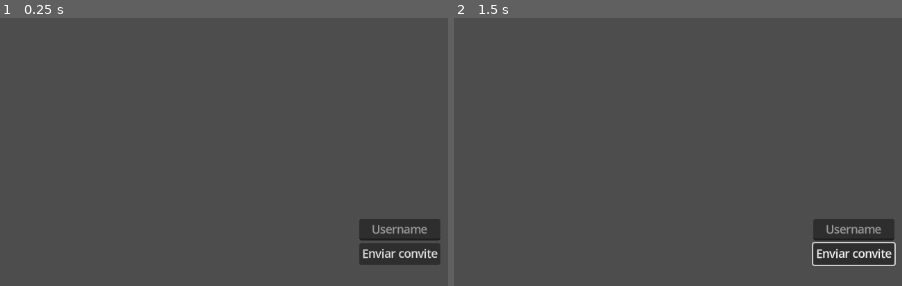
Above: before the commit, frames 1-2 (left to right).
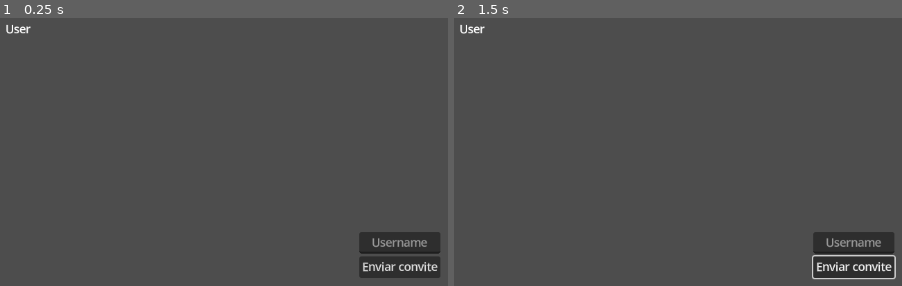
Above: after the commit, the same moments.

Repository: FueledByRage/dice-summons
Game: Godot game, scene res://src/scenes/stages/hall.tscn
Two runs of this game, one before a commit and one after it. Both use one fixed random seed, a clock stepped at 60 frames per second and the inputs below. The project has no main scene, so this scene is started directly.
Inputs (mouse positions are in pixels of both pictures, inside the frame that each line leads up to):
- Up to frame 1 (0.25 s): no input
- Up to frame 2 (1.5 s): click "Enviar convite" at 0.5 s; tap Enter (confirm) at 1.25, 1.35 s; move the mouse to (outside the picture) at 1.27 s; hold Right (move_right) from 1.28 s (still down)

The runs differ from the first frame. In frame 1, 2.4% of the frame differs, in the area x 1-99%, y 2-98%; in frame 2, 2.6%.

Commit message:
Add multi-player scene and update hall and login scenes for improved layout and functionality

Diff:
--- /dev/null
+++ b/src/dev/test_multi_player.tscn
@@ -0,0 +1,37 @@
+[gd_scene load_steps=2 format=3 uid="uid://vuqel35tptr3"]
+
+[ext_resource type="PackedScene" uid="uid://ct4x3n0nunyrn" path="res://src/scenes/stages/login.tscn" id="1_ubquh"]
+
+[node name="TestMultiPlayer" type="Control"]
+layout_mode = 3
+anchors_preset = 15
+anchor_right = 1.0
+anchor_bottom = 1.0
+offset_right = -1152.0
+offset_bottom = -648.0
+grow_horizontal = 2
+grow_vertical = 2
+
+[node name="HBoxContainer" type="HBoxContainer" parent="."]
+layout_mode = 0
+offset_right = 1153.0
+offset_bottom = 650.0
+
+[node name="SubViewportContainer" type="SubViewportContainer" parent="HBoxContainer"]
+layout_mode = 2
+
+[node name="SubViewport" type="SubViewport" parent="HBoxContainer/SubViewportContainer"]
+render_target_update_mode = 4
+
+[node name="Control" parent="HBoxContainer/SubViewportContainer/SubViewport" instance=ExtResource("1_ubquh")]
+anchors_preset = 15
+
+[node name="SubViewportContainer2" type="SubViewportContainer" parent="HBoxContainer"]
+layout_mode = 2
+
+[node name="SubViewport" type="SubViewport" parent="HBoxContainer/SubViewportContainer2"]
+handle_input_locally = false
+render_target_update_mode = 4
+
+[node name="Control" parent="HBoxContainer/SubViewportContainer2/SubViewport" instance=ExtResource("1_ubquh")]
+anchors_preset = 15
--- a/src/scenes/stages/hall.tscn
+++ b/src/scenes/stages/hall.tscn
@@ -11,19 +11,38 @@
 grow_vertical = 2
 script = ExtResource("1_g2l8t")
 
-[node name="CenterContainer" type="CenterContainer" parent="."]
-layout_mode = 0
-offset_right = 1154.0
-offset_bottom = 652.0
+[node name="VBoxContainer" type="VBoxContainer" parent="."]
+layout_mode = 1
+anchors_preset = 15
+anchor_right = 1.0
+anchor_bottom = 1.0
+offset_right = 1.0
 
-[node name="VBoxContainer" type="VBoxContainer" parent="CenterContainer"]
+[node name="MarginContainer" type="MarginContainer" parent="VBoxContainer"]
+layout_mode = 2
+theme_override_constants/margin_left = 8
+theme_override_constants/margin_top = 8
+theme_override_constants/margin_right = 8
+theme_override_constants/margin_bottom = 8
+
+[node name="HBoxContainer" type="HBoxContainer" parent="VBoxContainer/MarginContainer"]
 layout_mode = 2
 
-[node name="username" type="LineEdit" parent="CenterContainer/VBoxContainer"]
+[node name="user_label" type="Label" parent="VBoxContainer/MarginContainer/HBoxContainer"]
+layout_mode = 2
+
+[node name="CenterContainer" type="CenterContainer" parent="VBoxContainer"]
+layout_mode = 2
+size_flags_vertical = 3
+
+[node name="VBoxContainer" type="VBoxContainer" parent="VBoxContainer/CenterContainer"]
+layout_mode = 2
+
+[node name="username" type="LineEdit" parent="VBoxContainer/CenterContainer/VBoxContainer"]
 layout_mode = 2
 placeholder_text = "Username"
 alignment = 1
 
-[node name="send" type="Button" parent="CenterContainer/VBoxContainer"]
+[node name="send" type="Button" parent="VBoxContainer/CenterContainer/VBoxContainer"]
 layout_mode = 2
 text = "Enviar convite"
--- a/src/scenes/stages/login.tscn
+++ b/src/scenes/stages/login.tscn
@@ -4,7 +4,6 @@
 
 [node name="Control" type="Control"]
 layout_mode = 3
-anchors_preset = 15
 anchor_right = 1.0
 anchor_bottom = 1.0
 grow_horizontal = 2
--- a/src/scripts/stages/hall.gd
+++ b/src/scripts/stages/hall.gd
@@ -1,13 +1,16 @@
 extends Node
 
 var socket := WebSocketPeer.new()
-@onready var username_input : LineEdit = $CenterContainer/VBoxContainer/username
+@onready var username_input : LineEdit = $VBoxContainer/CenterContainer/VBoxContainer/username
 @onready var send_button : Button;
+var user_label : Label;
 
 func _ready():
-	send_button = $CenterContainer/VBoxContainer/send
+	send_button = $VBoxContainer/CenterContainer/VBoxContainer/send
+	send_button.pressed.connect(send_invite)
 
-	send_button.pressed.connect(send_invite)
+	user_label = $VBoxContainer/MarginContainer/HBoxContainer/user_label;
+	user_label.text = 'User ' + ' ' + UserSession.username
 
 	var err = socket.connect_to_url("ws://localhost:4000/ws")
 	if err != OK:
